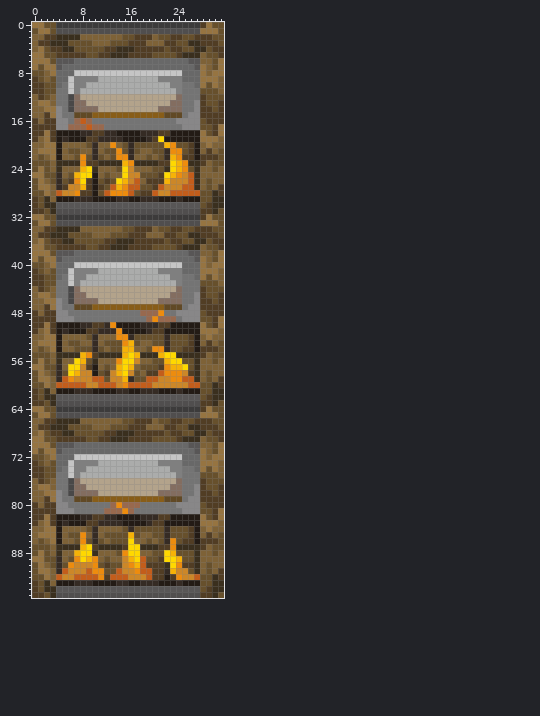
Sprite sheet -- textures/blocks/smoker_front_on.png. The first picture shows the starting point.
The file is 32x96 pixels. Colours within 5 levels of each other are drawn and written as one.
The same view after the edit:
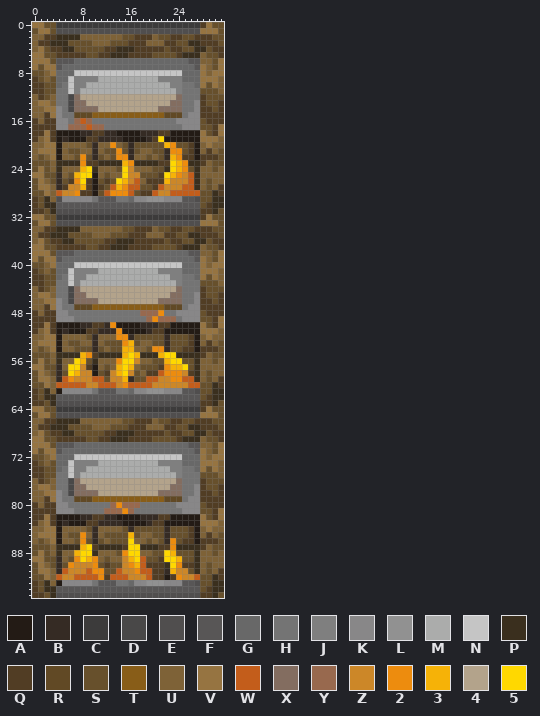
Palette (. is transparent): A #231b15  B #352b24  C #3c3b3b  D #494848  E #504e4e  F #585656  G #686868  H #747474  J #7f7f7f  K #888788  L #919191  M #abacab  N #c5c5c5  P #3a2f1e  Q #513d24  R #614925  S #67502c  T #885d18  U #7e6237  V #967441  W #c35d1b  X #836d60  Y #98694e  Z #cc8728  2 #ed8c0e  3 #f6b207  4 #b3a38b  5 #ffd800
Change:
{"y":29,"x":4,"old":"AAABBBAAAABBAABBBAAABAAA","new":"EKKKKKHFFFHHGKKLLLKKKFFE"}
{"y":61,"x":5,"old":"AABBBAAAABBAABBBAAABAAA","new":"KKKKKHFFFHHGKKLLLKKKFFE"}
{"y":93,"x":5,"old":"AABBBAAAABBAABBBAAABAAA","new":"KKKKKHFFFHHGKKLLLKKKFFE"}
{"label":"changed","picture_box":[56,196,200,202]}
{"label":"changed","picture_box":[62,388,200,394]}
{"label":"changed","picture_box":[62,580,200,586]}
